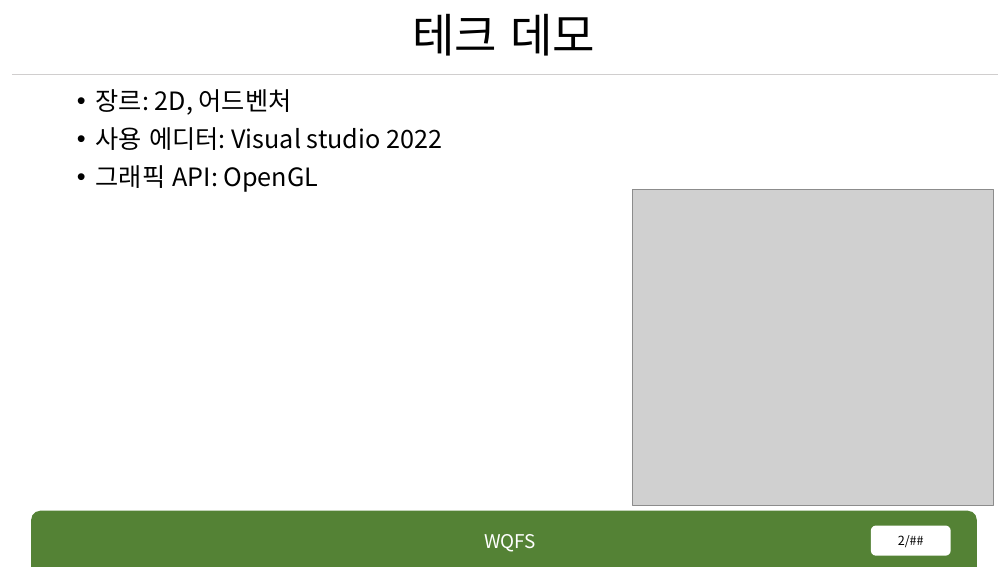
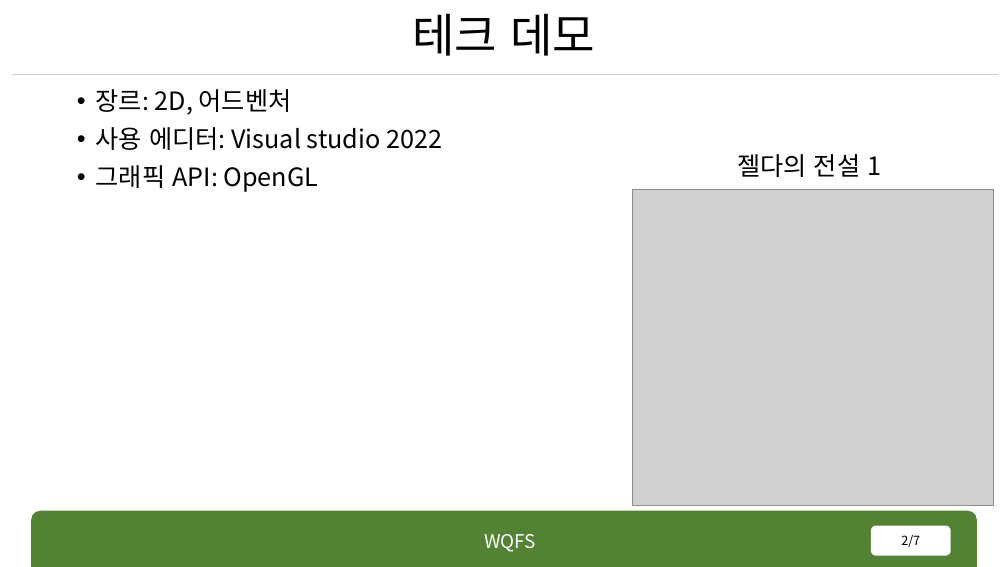
Before and after one commit to rennOobayashi/WQFS, a slide deck: slide 2 of WQFS.pptx. Drawn at 1008x567 pixels with LibreOffice and Linux fonts; fonts in the diff are those of the drawing; grey boxes stand for pictures. Boxes give left, top, right and bottom in pixels: in the first picture for what was removed or moved away, otherwise in the second. Text is boxed around its words. In the diff, an @@ line names an element or a change of style, - is before the commit and + after.

```diff
--- a/WQFS.pptx
+++ b/WQFS.pptx
@@ text added at (737,154,881,177), 24 pt, text #000000 @@
+젤다의 전설 1
@@ page number at (901,535,920,547): text changed @@
-2/##
+2/7
```
Also in this commit, not shown: 2 slides added, 1 other file.
